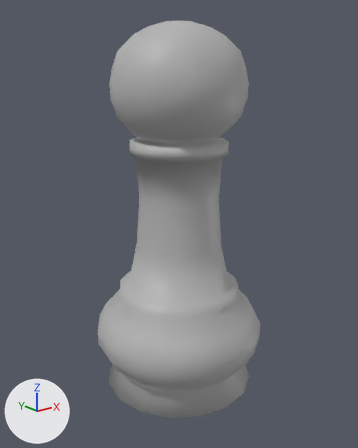
The FBX model Assets/Models/ChessPieces/Chess Pawn.fbx: old version first, new version second.
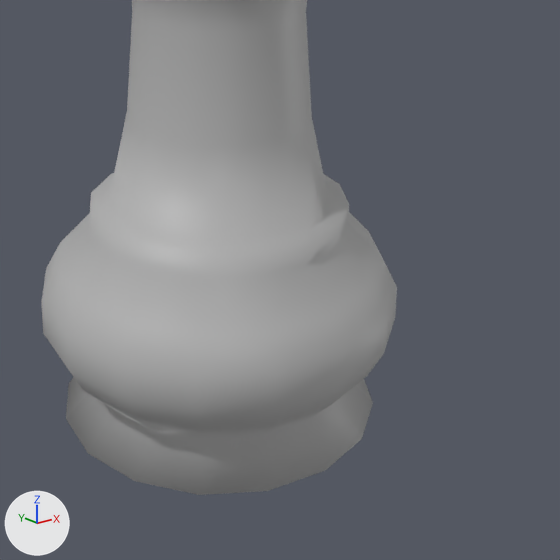
Each version appears first whole from a 50 mm camera at (-2.3, 2.03, 1.9) aimed at (-0.57, 4.18, 1.04), and next in a close-up on the part from 22% to 93% of the width and 43% to 100% of the height. Every picture has the same lights, and +X, +Y and +Z are marked at lower left. Where no turn or scale is listed for an object, it has been applied to the vertices.

The scene before the commit, as lines of its bpy script (objects in view):
```python
me_sphere_001 = bpy.data.meshes.new('Sphere.001')
me_sphere_001.from_pydata(...)  # 386 vertices, 374 faces; spans x -0.5..0.5, y -0.5..0.5, z 0.0..2.09
me_sphere_001.materials.append(mat_material_009)  # grey #b4b4b4
ob_pawn_001 = bpy.data.objects.new('Pawn.001', me_sphere_001)
ob_pawn_001.location = (-0.571, 4.188, 0.046)
```
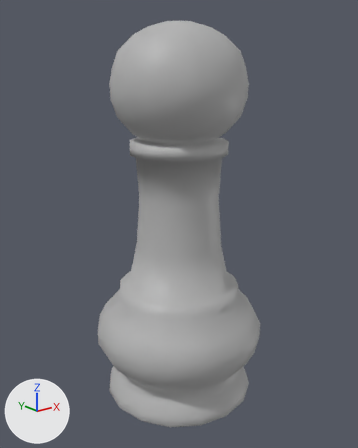
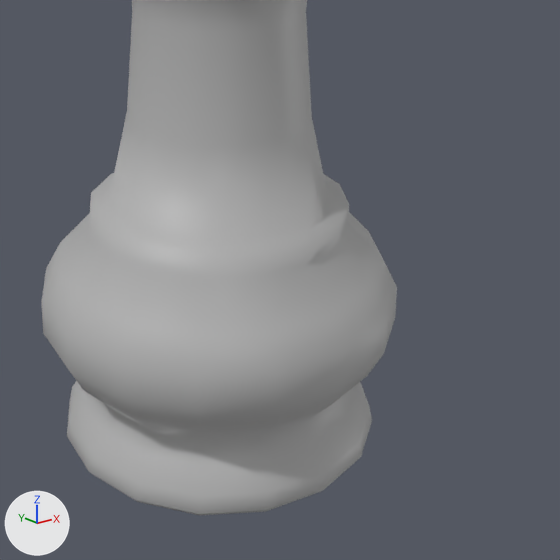
The newer file is also turned or shifted as a whole; pictures and numbers use the older file's frame.

The change, as a diff of the scene's bpy script:
```diff
--- a/Assets/Models/ChessPieces/Chess Pawn.fbx.py
+++ b/Assets/Models/ChessPieces/Chess Pawn.fbx.py
@@ me_sphere_001 @@
 # used by ob_pawn_001; location = (-0.571, 4.188, 0.046)
-me_sphere_001.from_pydata(...)  # 386 vertices, 374 faces; spans x -0.5..0.5, y -0.5..0.5, z 0.0..2.09
+me_sphere_001.from_pydata(...)  # 434 vertices, 422 faces; spans x -0.5..0.5, y -0.5..0.5, z -0.07..2.09
+# me_sphere_001 part 1
+# 16 vertices are removed from x -0.45..0.45, y -0.45..0.45, z 0.0
+# 17 faces are deleted
+# 56 vertices are added at x -0.45..0.45, y -0.45..0.45, z -0.07..0.05
+# 8 new vertices lie (0.0, 0.0, 0.05) away from vertices in x -0.41..0.41, y -0.41..0.41, z -0.06
+# 65 new faces join them
 me_sphere_001.materials.append(mat_material_009)
```

Pixel boxes [x1, y1, x2, y2] of what changed, in the close-ups (560 x 560 px):
'Pawn.001', reshaped: before [42, 0, 397, 495]; after [42, 0, 397, 515]
part 1 of me_sphere_001, built on: before [66, 377, 373, 495]; after [67, 381, 372, 515]
